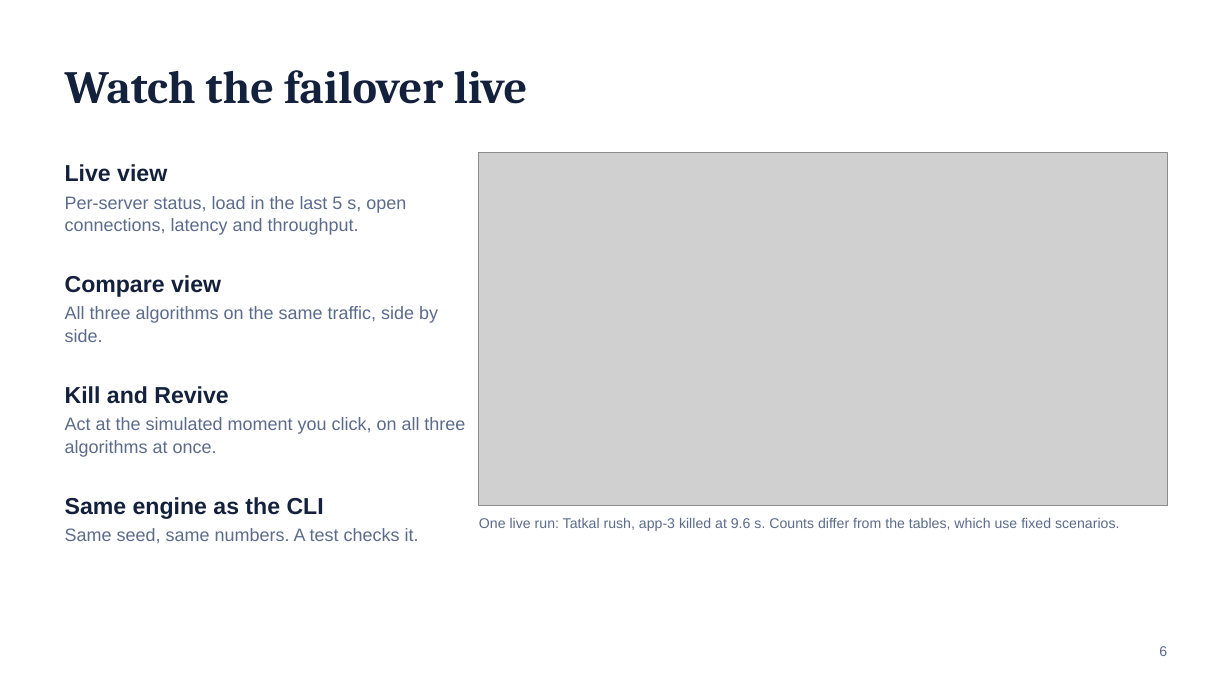
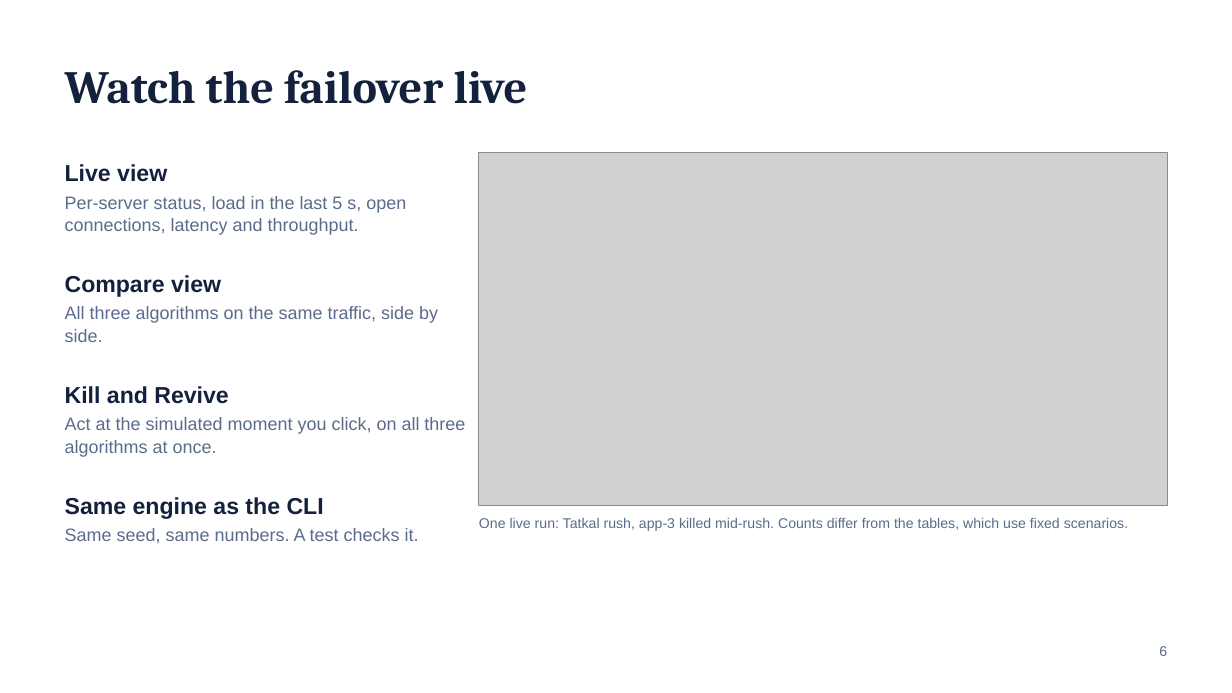
Before and after one commit to satyamnirala187/load-balancer-simulator, a slide deck: slide 6 of slides/RailDhaara_LoadBalancer.pptx. Drawn at 1232x693 pixels with LibreOffice and Linux fonts; fonts in the diff are those of the drawing; grey boxes stand for pictures. Boxes give left, top, right and bottom in pixels: in the first picture for what was removed or moved away, otherwise in the second. Text is boxed around its words. In the diff, an @@ line names an element or a change of style, - is before the commit and + after.

```diff
--- a/slides/RailDhaara_LoadBalancer.pptx
+++ b/slides/RailDhaara_LoadBalancer.pptx
@@ text at <box>479,518,1128,531</box>: text changed @@
-One live run: Tatkal rush, app-3 killed at 9.6 s. Counts differ from the tables, which use fixed scenarios.
+One live run: Tatkal rush, app-3 killed mid-rush. Counts differ from the tables, which use fixed scenarios.
```
Also in this commit, not shown: 1 other slide changed, 7 other files.
